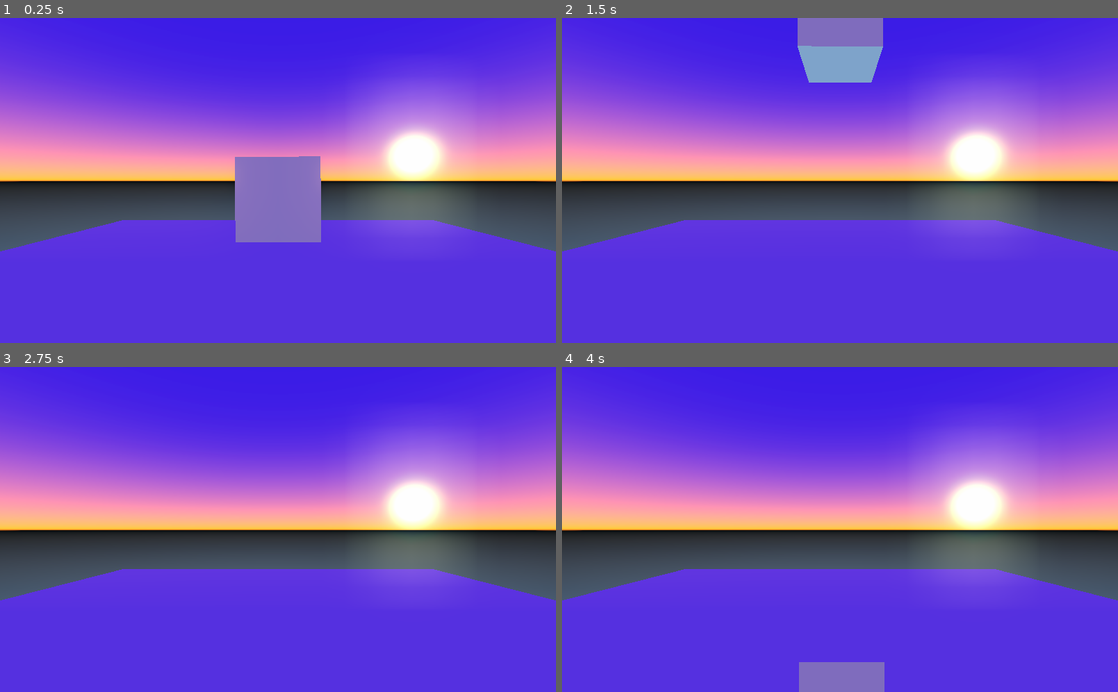
Above: before the commit, frames 1-4 (two rows, left to right).
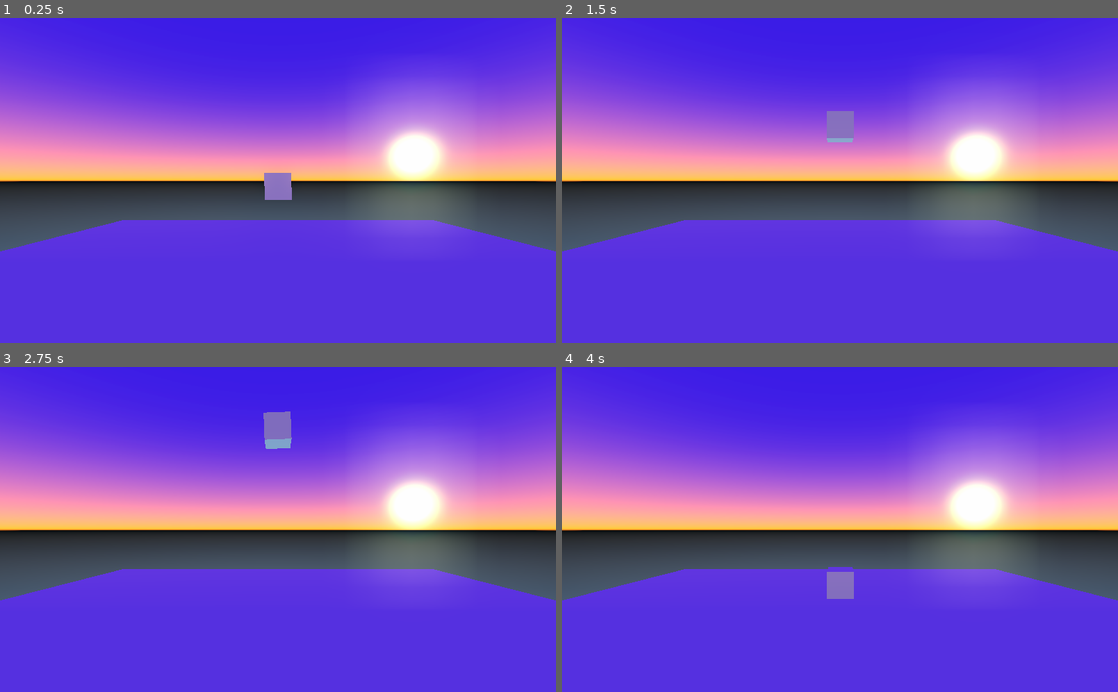
Above: after the commit, the same moments.

Repository: tavurth/godot-simple-physics
Game: Godot game, scene res://World.tscn
Same seed, same stepped clock (60 frames per second), same inputs: the game is played once before the commit and once after it.
Inputs:
- Up to frame 1 (0.25 s): no input
- Up to frame 2 (1.5 s): hold Space (action_impulse) 0.53-1.28 s; tap Space (action_impulse) at 1.35 s
- Up to frame 3 (2.75 s): hold Space (action_impulse) from 2.03 s (still down)
- Up to frame 4 (4 s): release Space (action_impulse) at 2.78 s; tap Space (action_impulse) at 2.85 s; hold Space (action_impulse) from 3.53 s (still down)

The runs differ from the first frame. In frame 1, 3.7% of the frame differs, in the area x 42-58%, y 42-70%; in frame 2, 3.3%; in frame 3, 0.5%; in frame 4, 1.8%.

Commit message:
Add gitignore, move box further

Diff:
--- a/World.tscn
+++ b/World.tscn
@@ -48,4 +48,4 @@
 shape = SubResource( 4 )
 
 [node name="Scaling" parent="." instance=ExtResource( 1 )]
-transform = Transform( 0.999987, -0.00519406, 0, 0.00519406, 0.999987, 0, 0, 0, 1, 0, 0.713482, -0.642005 )
+transform = Transform( 0.999987, -0.00519406, 0, 0.00519406, 0.999987, 0, 0, 0, 1, 0, 0.713482, -1.81427 )
Not shown, added: .gitignore
